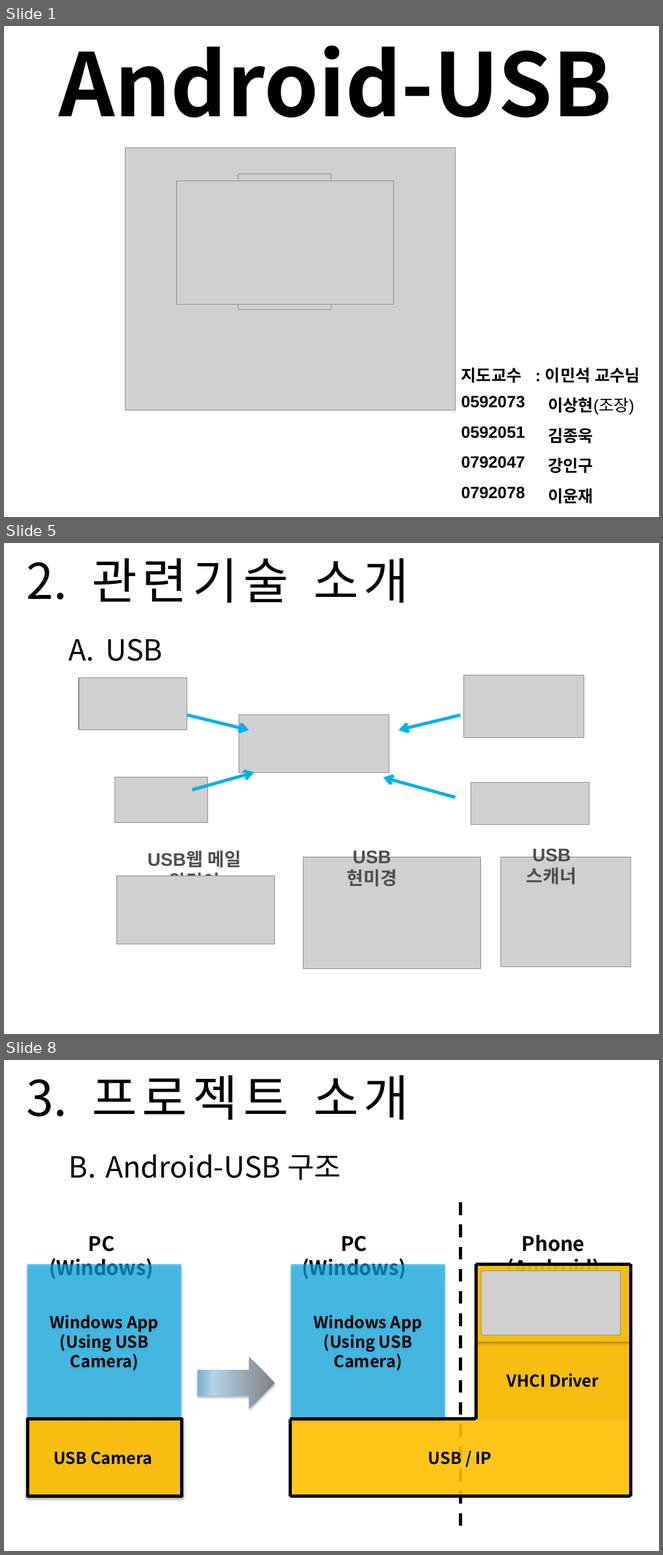
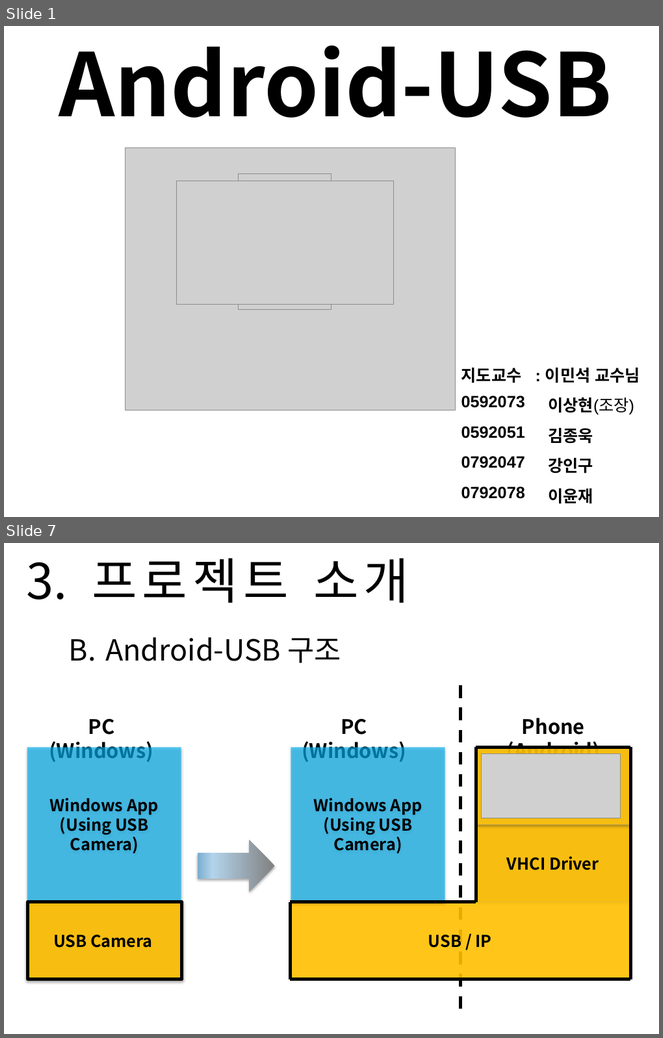
Before and after one commit to Sanghyun-Lee/Android-USB, a slide deck: Documents/presentation doc/Final Presentation/final-presentation.pptx. Shown one above the other, each under a label of ours: slides 1, 5 and 8 before the commit, slides 1 and 7 after it; the slides between them are not shown. The pictures are 663x1555 and 663x1038 pixels, drawn with LibreOffice and Linux fonts; fonts in the diff are those of the drawing; grey boxes stand for pictures; background and template pictures are left out. Boxes give left, top, right and bottom in pixels: in the first picture for what was removed or moved away, otherwise in the second. Text is boxed around its words. In the diff, an @@ line names an element or a change of style, - is before the commit and + after.

```diff
--- a/Documents/presentation doc/Final Presentation/final-presentation.pptx
+++ b/Documents/presentation doc/Final Presentation/final-presentation.pptx
@@ slide 5 removed at [4, 543, 659, 1034], background picture (left out) @@
@@ title removed at [92, 558, 410, 603] @@
-2. 관련기술 소개
@@ text removed at [105, 639, 163, 661] @@
-A. USB
@@ group removed at [79, 676, 590, 824]: 5 pictures, 4 arrows @@
@@ group removed at [116, 841, 631, 969]: 3 pictures, 3 texts @@
-USB웹 메일 알림이
-USB현미경
-USB스캐너
@@ what was slide 8 is now slide 7 @@
```
Also in this commit, not shown: 8 slides changed, 1 slide added, 5 other files.
